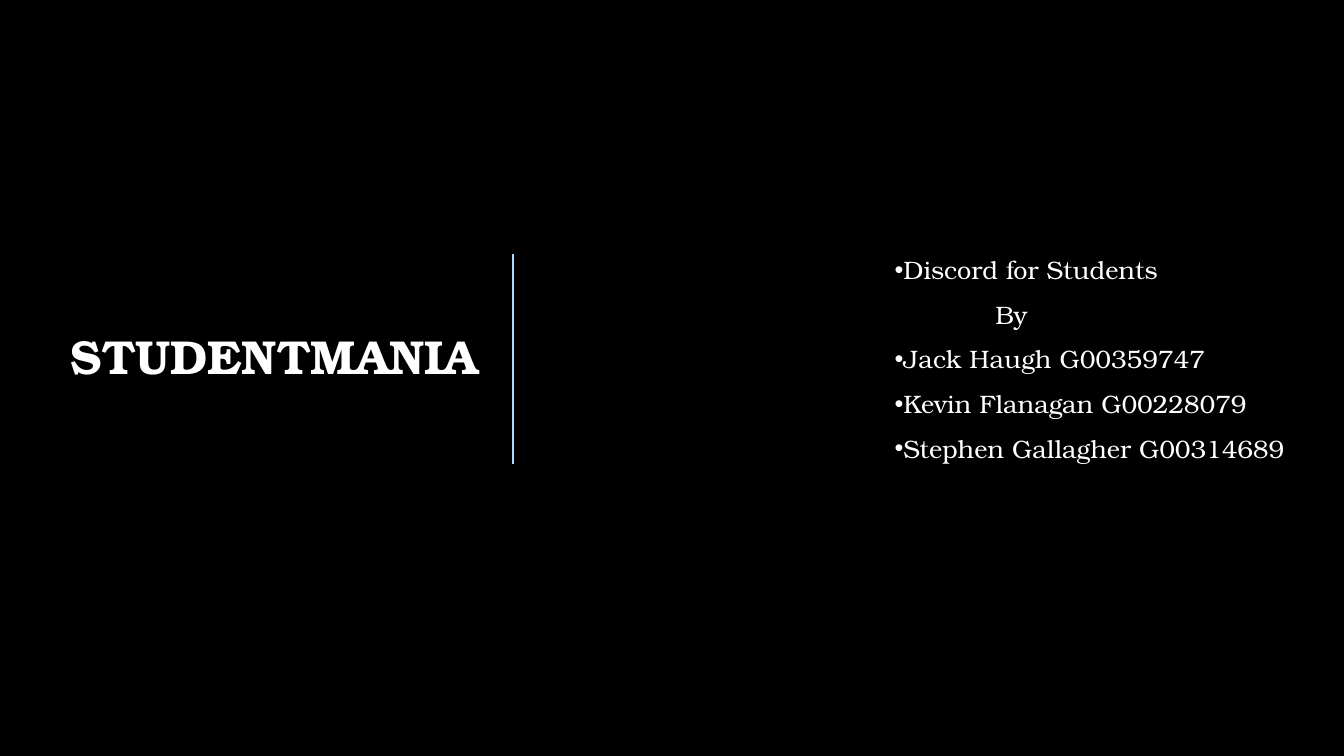
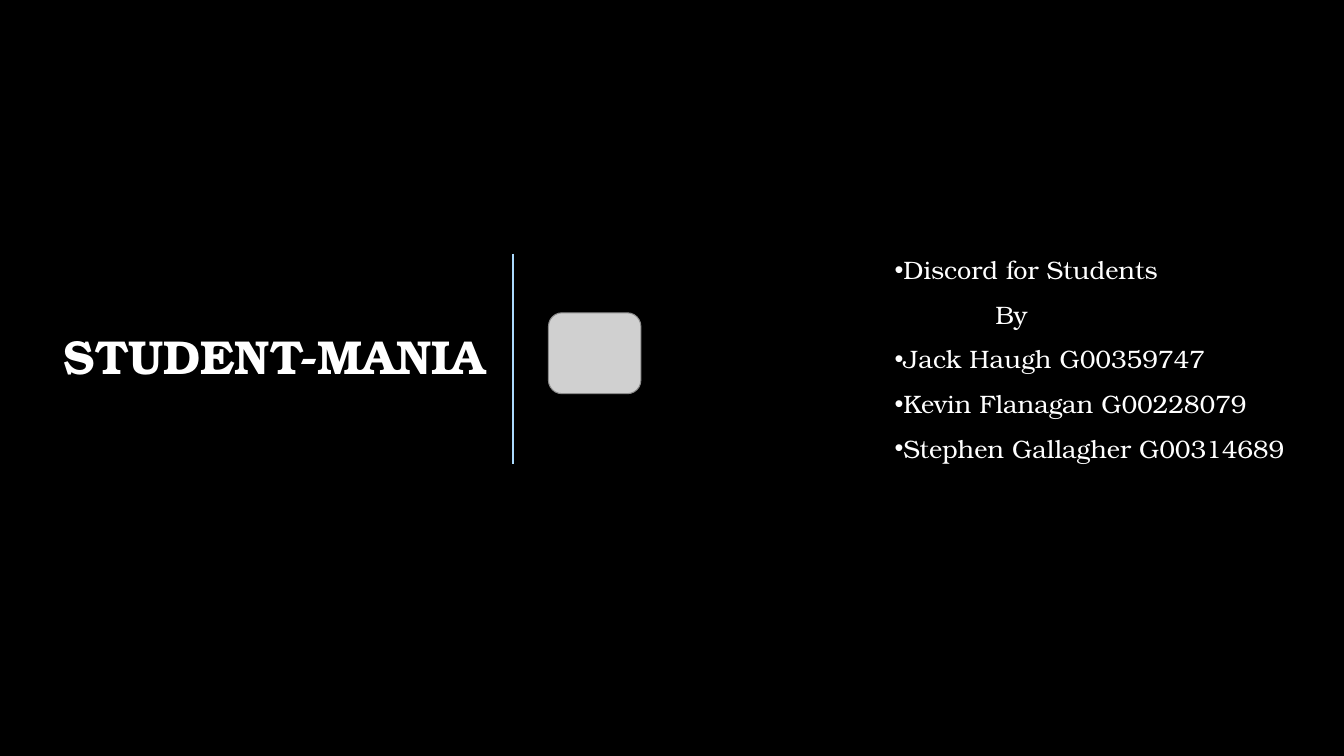
Before and after one commit to GallagherStephen/4thYearProject-Dissertation, a slide deck: slide 1 of Tuesday.pptx. Drawn at 1344x756 pixels with LibreOffice and Linux fonts; fonts in the diff are those of the drawing; grey boxes stand for pictures; background and template pictures are left out. Boxes give left, top, right and bottom in pixels: in the first picture for what was removed or moved away, otherwise in the second. Text is boxed around its words. In the diff, an @@ line names an element or a change of style, - is before the commit and + after.

```diff
--- a/Tuesday.pptx
+++ b/Tuesday.pptx
@@ picture added at (548,313,641,393) @@
@@ text at (64,341,485,375): text changed @@
-STUDENTMANIA
+STUDENT-MANIA
```
Also in this commit, not shown: 2 other slides changed.
